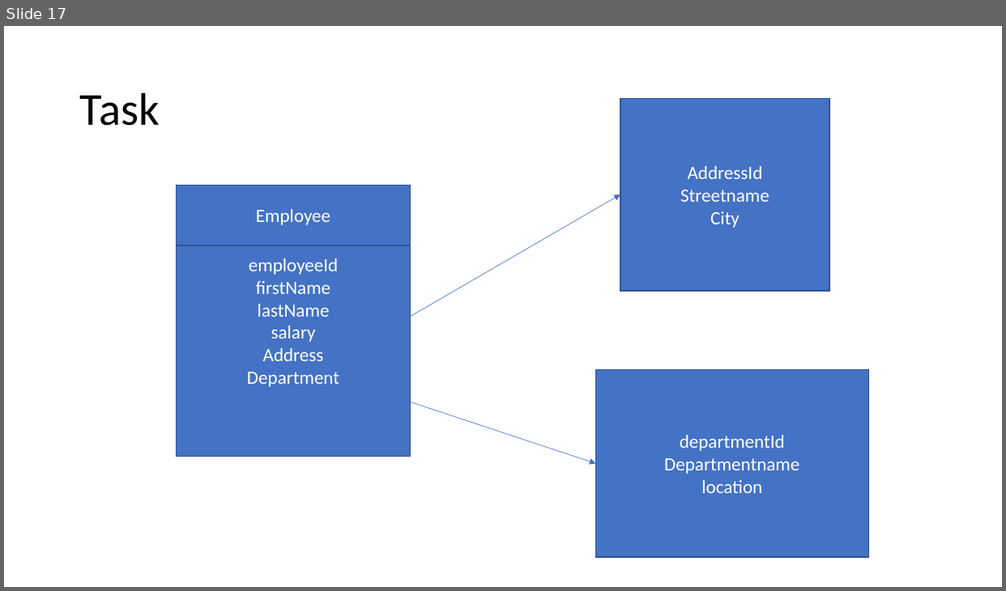
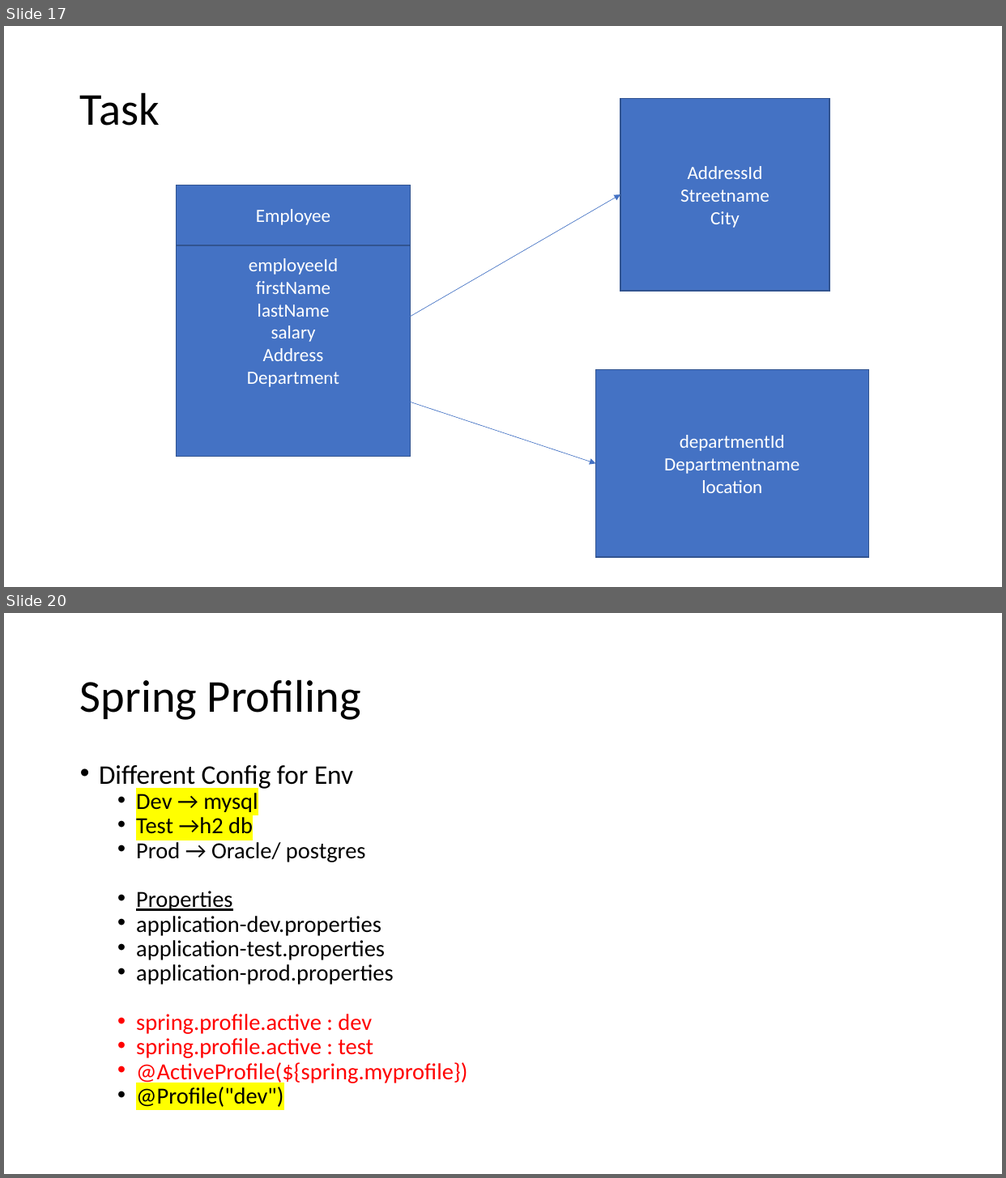
Before and after one commit to priyangm/pod_trg, a slide deck: FinishingSchool-June.pptx. Shown one above the other, each under a label of ours: slide 17 before the commit, slides 17 and 20 after it; the slides between them are not shown. The pictures are 1006x591 and 1006x1178 pixels, drawn with LibreOffice and Linux fonts; fonts in the diff are those of the drawing. Boxes give left, top, right and bottom in pixels: in the first picture for what was removed or moved away, otherwise in the second. Text is boxed around its words. In the diff, an @@ line names an element or a change of style, - is before the commit and + after.

```diff
--- a/FinishingSchool-June.pptx
+++ b/FinishingSchool-June.pptx
@@ slide 20 added at [4, 613, 1002, 1174], background #FFFFFF @@
@@ title added at [80, 679, 361, 720], 44 pt, text #000000 @@
+Spring Profiling
@@ text added at [99, 765, 467, 1107], 22.2 pt, text #000000 @@
+• Different Config for Env
+  • Dev → mysql
+  • Test →h2 db
+  • Prod → Oracle/ postgres
+  • Properties
+  • application-dev.properties
+  • application-test.properties
+  • application-prod.properties
+  • spring.profile.active : dev
+  • spring.profile.active : test
+  • @ActiveProfile(${spring.myprofile})
+  • @Profile("dev")
```
Also in this commit, not shown: 2 slides changed, 8 other slides added, 1 other file.
